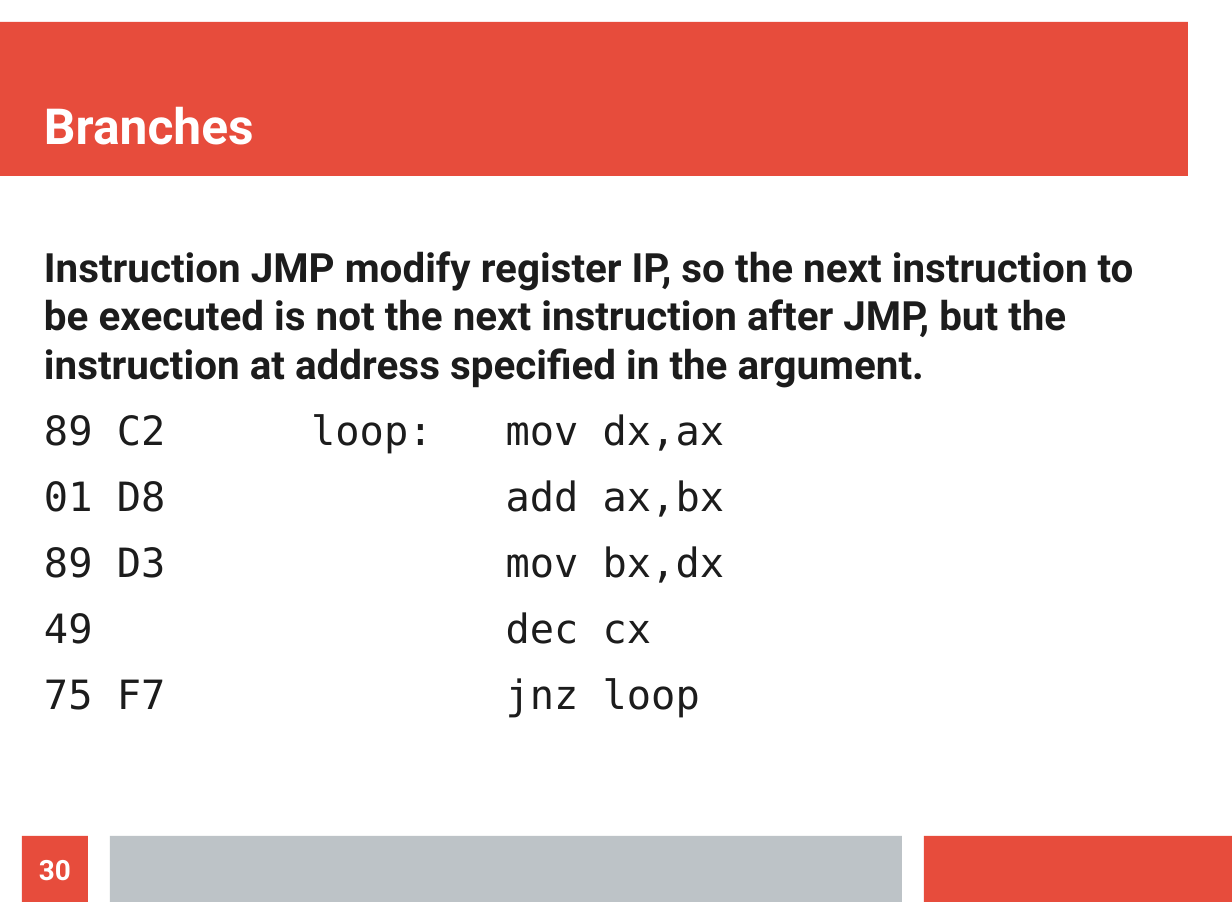
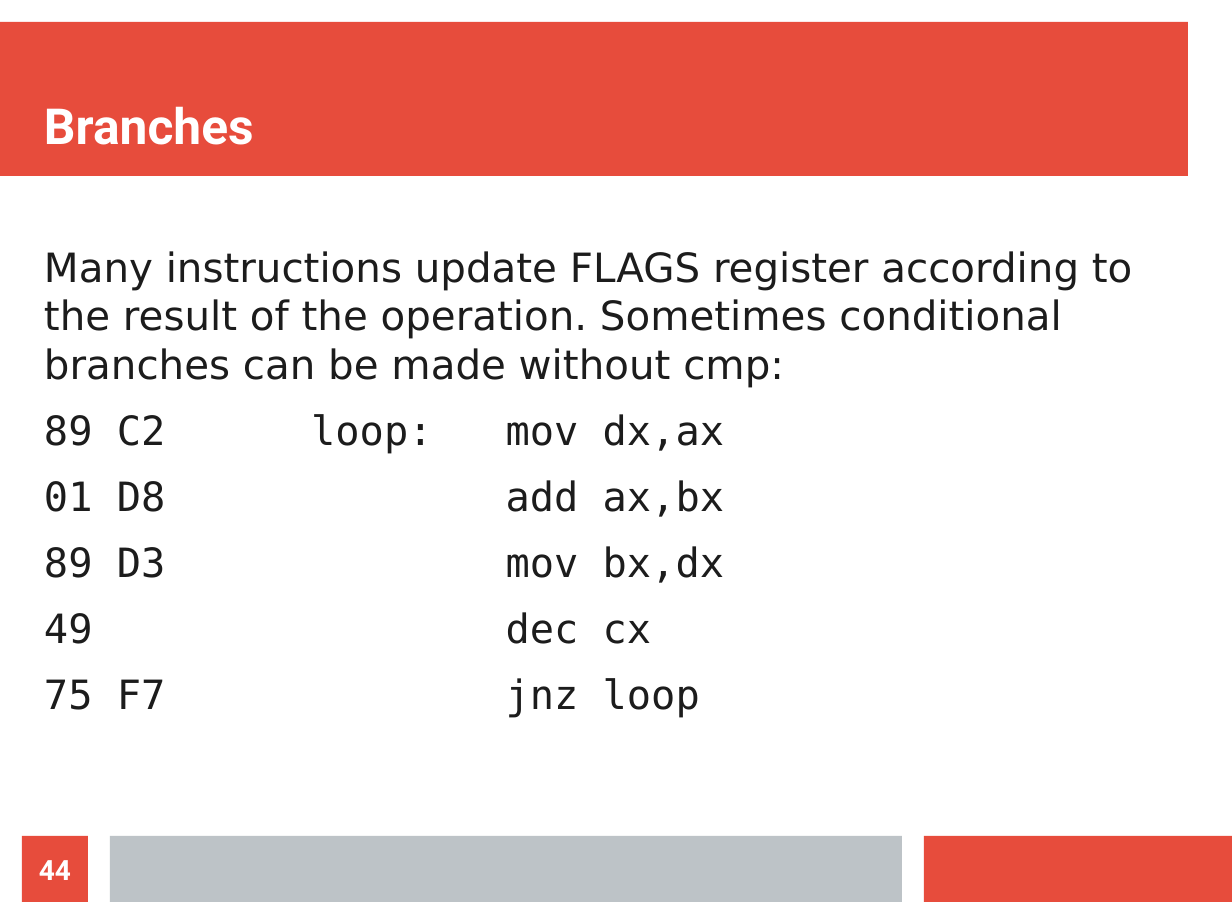
Before and after one commit to sorokin/cpp-course, a slide deck: slide 44 of lecture-1e.odp (slide 30 before the commit). Drawn at 1232x924 pixels with LibreOffice and Linux fonts; fonts in the diff are those of the drawing. Boxes give left, top, right and bottom in pixels: in the first picture for what was removed or moved away, otherwise in the second. Text is boxed around its words. In the diff, an @@ line names an element or a change of style, - is before the commit and + after.

Commit message:
new version of presentation

```diff
--- a/lecture-1e.odp
+++ b/lecture-1e.odp
@@ text at (44,251,1132,388): text changed; font Roboto to DejaVu Sans; bold off @@
-Instruction JMP modify register IP, so the next instruction to be executed is not the next instruction after JMP, but the instruction at address specified in the argument.
+Many instructions update FLAGS register according to the result of the operation. Sometimes conditional branches can be made without cmp:
@@ page number at (39,860,71,880): text changed @@
-30
+44
```
Also in this commit, not shown: 2 other slides changed, 14 slides added.
